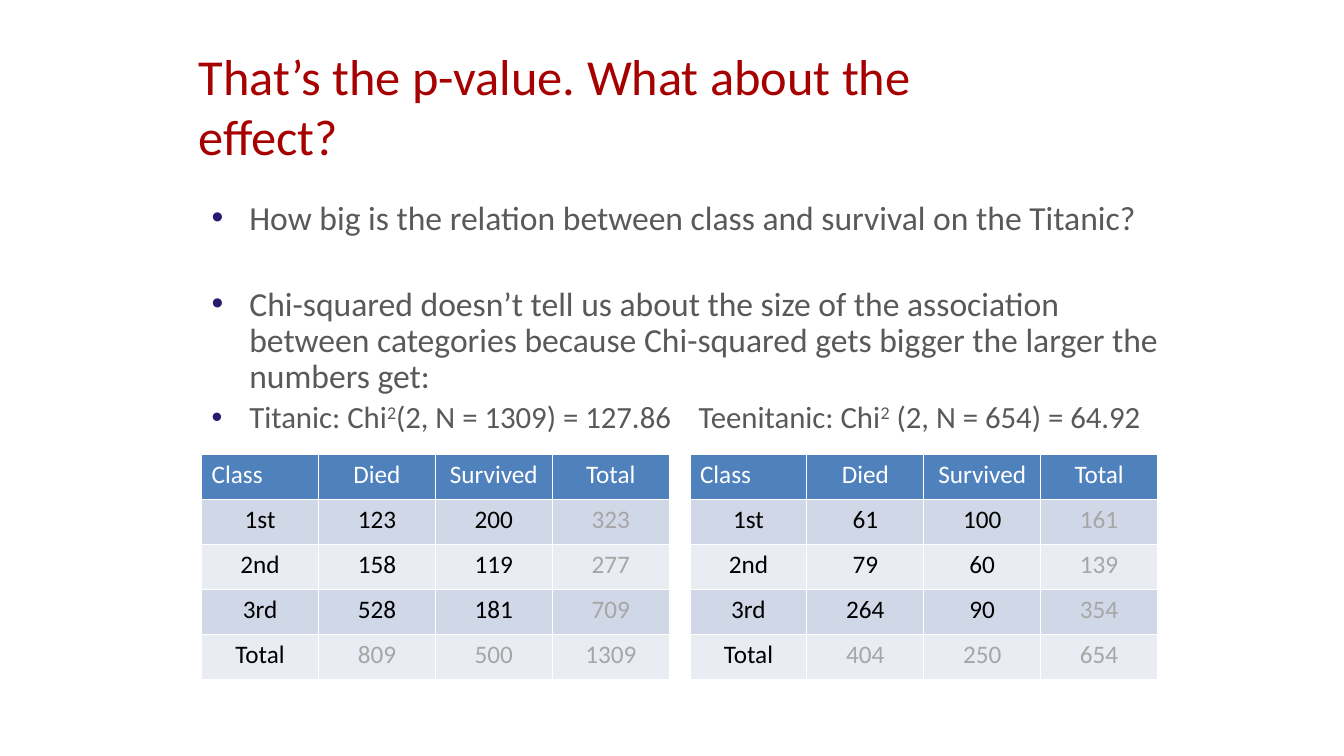
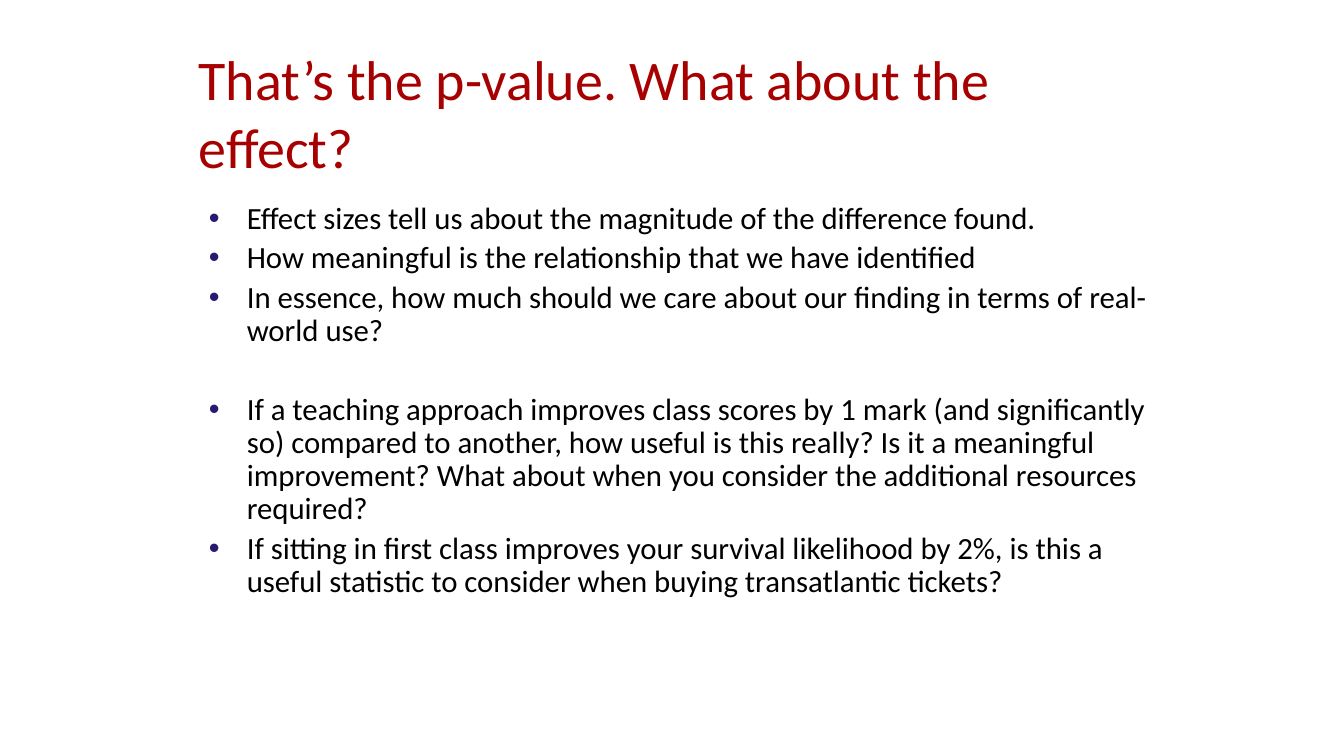
Before and after one commit to M1V0/FASS512, a slide deck: slide 28 of Week7/Week_7.pptx. Drawn at 1344x756 pixels with LibreOffice and Linux fonts; fonts in the diff are those of the drawing; background and template pictures are left out. Boxes give left, top, right and bottom in pixels: in the first picture for what was removed or moved away, otherwise in the second. Text is boxed around its words. In the diff, an @@ line names an element or a change of style, - is before the commit and + after.

```diff
--- a/Week7/Week_7.pptx
+++ b/Week7/Week_7.pptx
@@ title "That’s the p-value. What about ..." at [199,60,989,169]: size 36 to 40 pt @@
@@ text at [247,207,1146,598]: text changed; size 24 to 22 pt; text colour #595959 to #000000 @@
-• How big is the relation between class and survival on the Titanic?
-• Chi-squared doesn’t tell us about the size of the association between categories because Chi-squared gets bigger the larger the numbers get:
-• Titanic: Chi2(2, N = 1309) = 127.86 Teenitanic: Chi2 (2, N = 654) = 64.92
+• Effect sizes tell us about the magnitude of the difference found.
+• How meaningful is the relationship that we have identified
+• In essence, how much should we care about our finding in terms of real-world use?
+• If a teaching approach improves class scores by 1 mark (and significantly so) compared to another, how useful is this really? Is it a meaningful improvement? What about when you consider the additional resources required?
+• If sitting in first class improves your survival likelihood by 2%, is this a useful statistic to consider when buying transatlantic tickets?
@@ table removed at [202,455,669,681], 5 rows, 4 columns @@
-Class | Died | Survived | Total
-1st | 123 | 200 | 323
-2nd | 158 | 119 | 277
-3rd | 528 | 181 | 709
-Total | 809 | 500 | 1309
@@ table removed at [690,455,1157,681], 5 rows, 4 columns @@
-Class | Died | Survived | Total
-1st | 61 | 100 | 161
-2nd | 79 | 60 | 139
-3rd | 264 | 90 | 354
-Total | 404 | 250 | 654
```
Also in this commit, not shown: 11 other slides changed, 54 other files.
